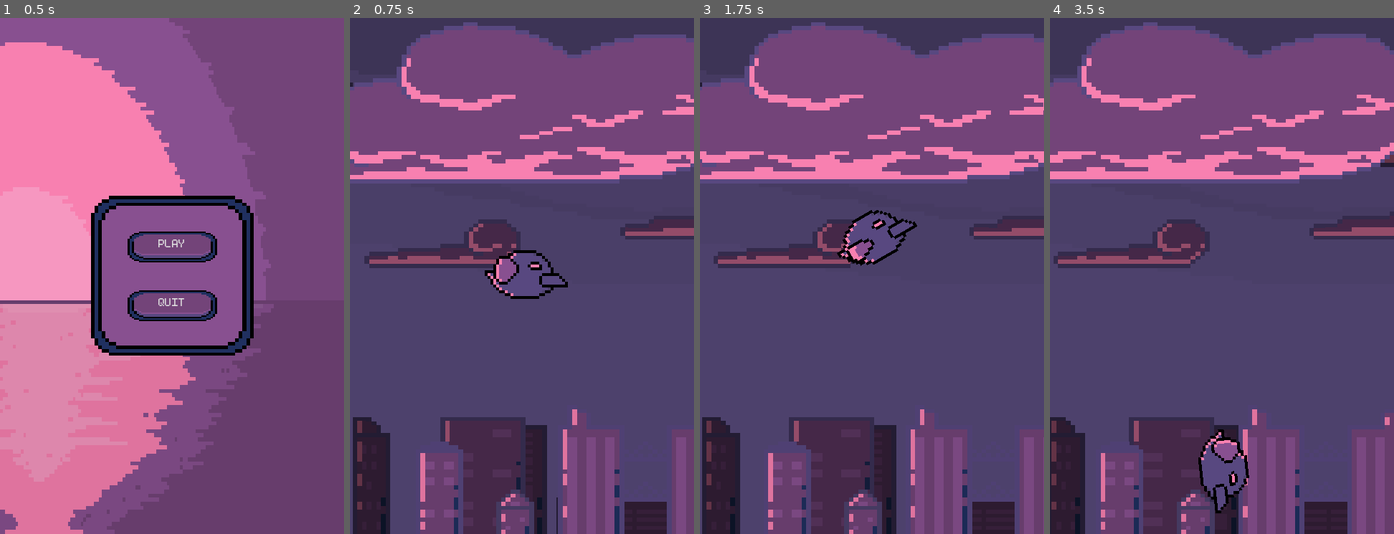
Above: before the commit, frames 1-4 (left to right).
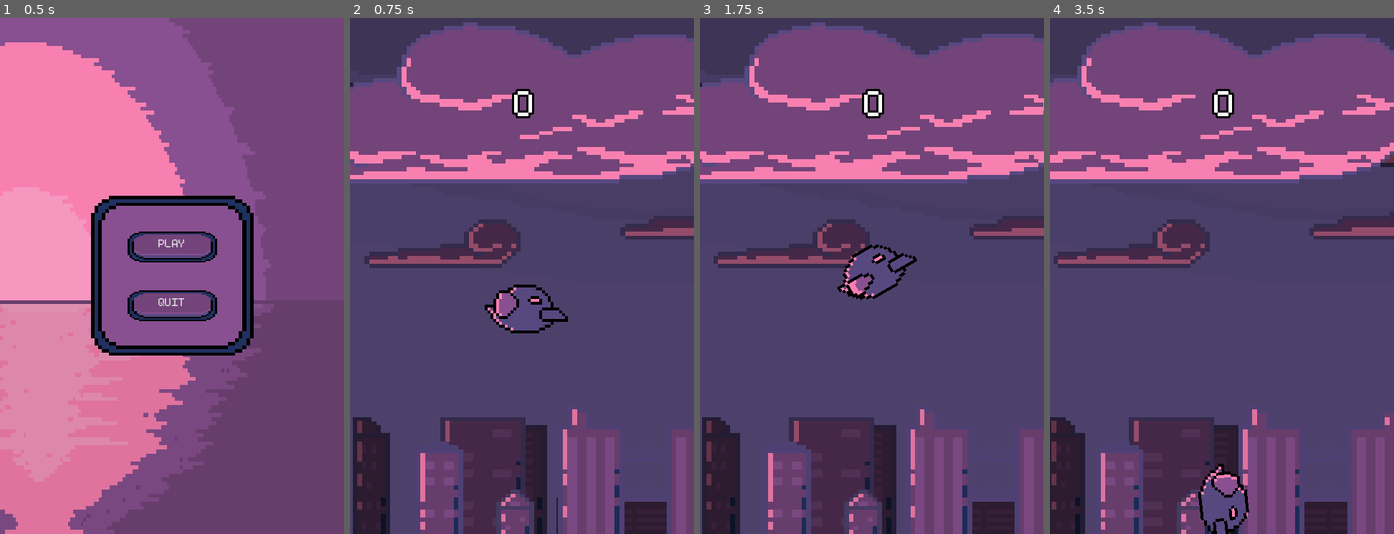
Above: after the commit, the same moments.

Repository: elensiel/Cozy-Bird
Game: Godot game, scene res://scene/main_menu.tscn
Same seed, same stepped clock (60 frames per second), same inputs: the game is played once before the commit and once after it.
Inputs:
- Up to frame 1 (0.5 s): no input
- Up to frame 2 (0.75 s): click "PLAY" at 0.5 s
- Up to frame 3 (1.75 s): tap Enter at 1.25 s; tap Space (jump) at 1.52 s
- Up to frame 4 (3.5 s): tap Space (jump) at 2.27 s

Frame 1 is identical in both runs. In frame 2, 1.7% of the frame differs, in the area x 39-64%, y 13-62%; in frame 3, 1.7%; in frame 4, 2.3%, in the area x 43-58%, y 13-100%.

Commit message:
had a bad day - added score system - debugged some shi - fxxk my situation

Diff:
--- a/resource/menu.tres
+++ b/resource/menu.tres
@@ -48,6 +48,7 @@
 Button/styles/pressed = SubResource("StyleBoxTexture_hcw8l")
 Label/colors/font_outline_color = Color(0, 0, 0, 1)
 Label/constants/outline_size = 12
+Label/constants/shadow_outline_size = 10
 Label/font_sizes/font_size = 64
 Label/fonts/font = ExtResource("1_dlwj0")
 PanelContainer/styles/panel = SubResource("StyleBoxTexture_7yqkh")
--- a/scene/game_loop.tscn
+++ b/scene/game_loop.tscn
@@ -11,6 +11,8 @@
 [ext_resource type="Script" path="res://script/player.gd" id="9_ejq5o"]
 [ext_resource type="Texture2D" uid="uid://cryvuk2hpgm81" path="res://sprite/crow 64x64.png" id="10_wwn0w"]
 [ext_resource type="Script" path="res://script/pillar_spawn_machine.gd" id="11_p7cnv"]
+[ext_resource type="Script" path="res://script/game_manager.gd" id="12_rj5od"]
+[ext_resource type="Theme" uid="uid://bcihif0mi53lh" path="res://resource/menu.tres" id="12_vjlor"]
 
 [sub_resource type="GDScript" id="GDScript_4pash"]
 resource_name = "ParaBG"
@@ -98,7 +100,7 @@
 
 [node name="Player" type="CharacterBody2D" parent="."]
 top_level = true
-position = Vector2(240, 360)
+position = Vector2(240, 408)
 collision_mask = 14
 script = ExtResource("9_ejq5o")
 
@@ -114,6 +116,7 @@
 
 [node name="Walls" type="Area2D" parent="."]
 collision_layer = 8
+monitorable = false
 script = SubResource("GDScript_4fdoq")
 
 [node name="CollisionShape2D" type="CollisionShape2D" parent="Walls"]
@@ -139,6 +142,21 @@
 rotation = 1.5708
 shape = SubResource("WorldBoundaryShape2D_abmoc")
 
+[node name="GameManager" type="Node" parent="."]
+script = ExtResource("12_rj5od")
+
+[node name="Label" type="Label" parent="GameManager"]
+offset_left = 224.0
+offset_top = 83.0
+offset_right = 264.0
+offset_bottom = 147.0
+theme = ExtResource("12_vjlor")
+theme_override_font_sizes/font_size = 80
+text = "0"
+horizontal_alignment = 1
+vertical_alignment = 1
+autowrap_mode = 2
+
 [connection signal="body_entered" from="Walls" to="Walls" method="_on_body_entered"]
 [connection signal="timeout" from="PillarSpawnMachine/Timer" to="PillarSpawnMachine" method="_on_timer_timeout"]
 [connection signal="area_entered" from="PillarSpawnMachine/Despawn" to="PillarSpawnMachine" method="_on_despawn_area_entered"]
--- a/scene/pillar.tscn
+++ b/scene/pillar.tscn
@@ -3,7 +3,8 @@
 [ext_resource type="Texture2D" uid="uid://ddvsln81cwkrj" path="res://sprite/pillar.png" id="1_o4pqh"]
 [ext_resource type="Script" path="res://script/pillar.gd" id="1_oxuv4"]
 
-[sub_resource type="WorldBoundaryShape2D" id="WorldBoundaryShape2D_y0pb6"]
+[sub_resource type="RectangleShape2D" id="RectangleShape2D_naant"]
+size = Vector2(328, 71.9999)
 
 [sub_resource type="RectangleShape2D" id="RectangleShape2D_etfxw"]
 size = Vector2(370, 1250)
@@ -14,6 +15,7 @@
 [node name="Pillar" type="Area2D"]
 position = Vector2(0, 1)
 collision_layer = 2
+monitorable = false
 script = ExtResource("1_oxuv4")
 metadata/_edit_horizontal_guides_ = [0.0]
 
@@ -29,12 +31,14 @@
 flip_v = true
 
 [node name="Score" type="CollisionShape2D" parent="."]
+position = Vector2(-36, 3.21865e-06)
 rotation = -1.5708
-shape = SubResource("WorldBoundaryShape2D_y0pb6")
+shape = SubResource("RectangleShape2D_naant")
 
 [node name="Kill" type="Area2D" parent="."]
 collision_layer = 2
 collision_mask = 5
+monitorable = false
 
 [node name="CollisionShape2D" type="CollisionShape2D" parent="Kill"]
 position = Vector2(-1.50001, -410)
--- a/script/game_loop.gd
+++ b/script/game_loop.gd
@@ -1,7 +1,8 @@
 extends Node
 class_name GameStateMachine
 
-## REFERENCESa
+
+## REFERENCES
 @onready var timer: Timer = $PillarSpawnMachine/Timer
 @onready var parallax: ParallaxBackground = $ParallaxBackground
 @onready var player: CharacterBody2D = $Player
@@ -11,9 +12,14 @@
 enum GameState { PAUSED, RUNNING, DEAD }
 var current_state: GameState
 
+
 ## FUNCTIONS
 func _ready() -> void:
 	set_state(GameState.PAUSED)
+
+	## disabling some nodes on start
+	parallax.set_process(false) # pause parallax scrolling
+	timer.set_paused(true) # pause timer
 
 func set_state(new_state: GameState):
 	_exit_state(current_state)
@@ -23,29 +29,19 @@
 func _exit_state(state: GameState):
 	match state:
 		GameState.PAUSED:
-			# run player physics
-			player.set_physics_process(true)
+			player.set_physics_process(true) # run player physics
 		GameState.RUNNING:
-			# pause parallax scrolling
-			parallax.set_process(false)
-			# pause pillar spawn timer
-			timer.set_paused(true)
+			parallax.set_process(false) # pause parallax scrolling
+			timer.set_paused(true) # pause timer
 		GameState.DEAD:
-			# run player input
-			player.set_process_input(true)
+			player.set_process_input(true) # run player input
 
 func _enter_state(state: GameState):
 	match state:
 		GameState.PAUSED:
-			# run player physics
-			player.set_physics_process(false)
-			# pause parallax scrolling on start
-			parallax.set_process(false)
+			player.set_physics_process(false) # run player physics
 		GameState.RUNNING:
-			# run parallax scrolling
-			parallax.set_process(true)
-			# run pillar spawn timer
-			timer.set_paused(false)
+			parallax.set_process(true) # run parallax scrolling
+			timer.set_paused(false) # run timer
 		GameState.DEAD:
-			# pause player input
-			player.set_process_input(false)
+			player.set_process_input(false) # pause player input
--- /dev/null
+++ b/script/game_manager.gd
@@ -0,0 +1,13 @@
+extends Node
+class_name GameManager
+
+@onready var label: Label = $Label
+
+var score: int = 0
+
+func _ready() -> void:
+	label.text = str(score)
+
+func inc_score() -> void:
+	score += 1
+	_ready()
--- a/script/pillar.gd
+++ b/script/pillar.gd
@@ -1,6 +1,7 @@
 extends Area2D
 
 @onready var main := get_parent().get_parent() as GameStateMachine
+@onready var gm := main.get_node("GameManager") as GameManager
 
 func _physics_process(delta: float) -> void:
 	if main.current_state == GameStateMachine.GameState.RUNNING:
@@ -12,4 +13,5 @@
 
 ## SCORE
 func _on_body_exited(body: Node2D) -> void:
-	pass
+	if main.current_state == GameStateMachine.GameState.RUNNING:
+		gm.inc_score()
--- a/script/pillar_spawn_machine.gd
+++ b/script/pillar_spawn_machine.gd
@@ -12,7 +12,7 @@
 func _spawn_pillar() -> void:
 	pillar_temp = pillar.instantiate()
 	pillar_temp.position.x = get_viewport().get_visible_rect().end.x + 200
-	pillar_temp.position.y = randf_range(180, 480 - 40)
+	pillar_temp.position.y = randf_range(240, 480 - 40)
 	add_child(pillar_temp)
 
 func _on_timer_timeout() -> void:
Not shown: 1 places in scene/game_loop.tscn that only renumber resources
